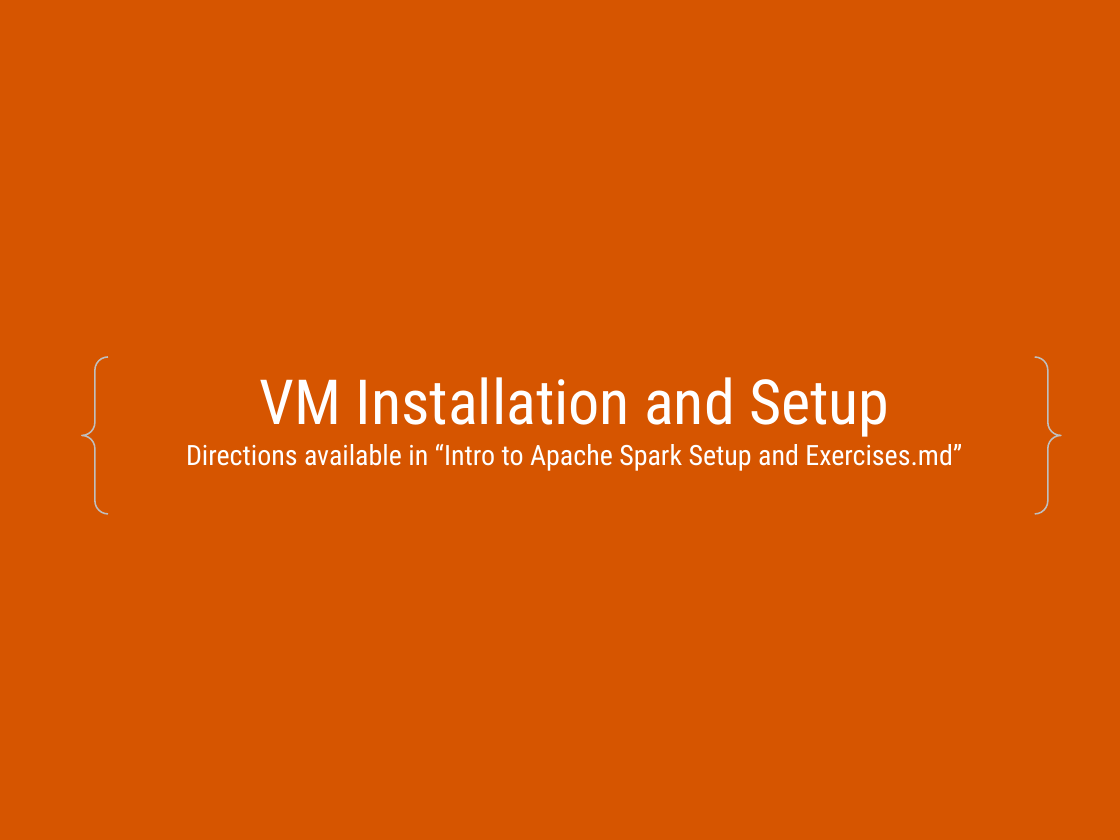
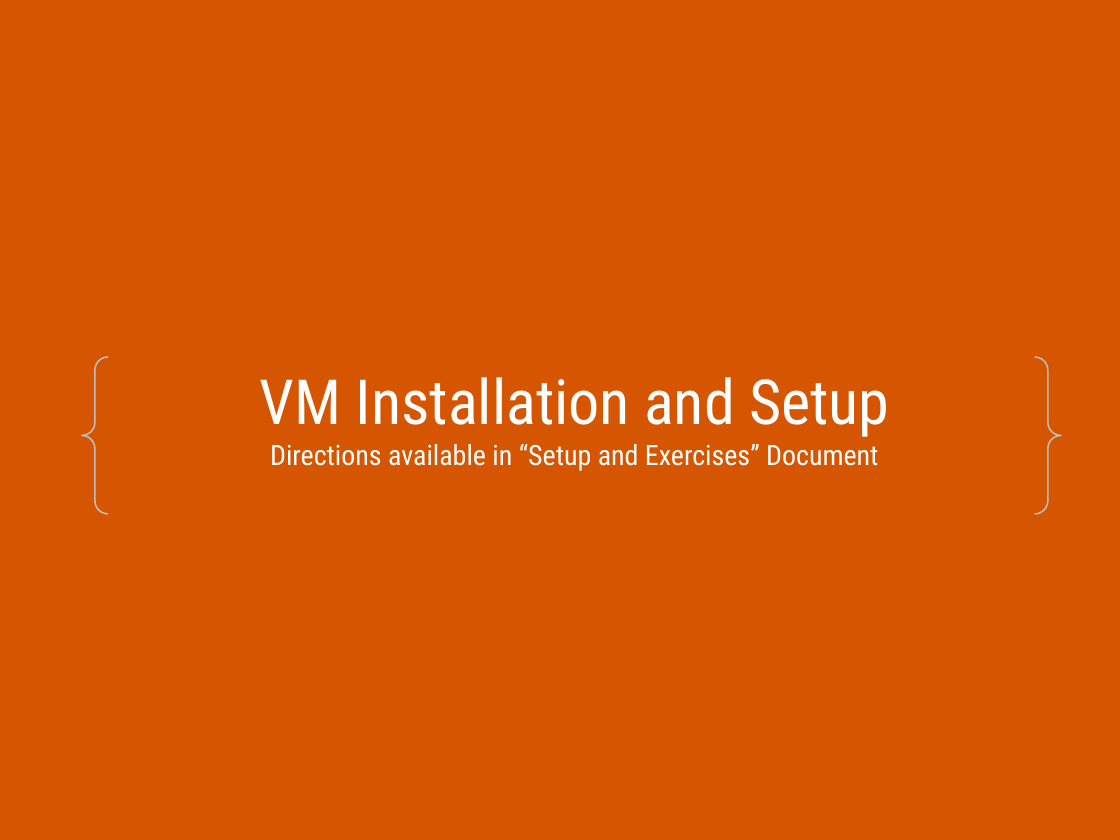
Before and after one commit to teamclairvoyant/intro-to-spark, a slide deck: slide 22 of Intro to Apache Spark Slides.pptx. Drawn at 1120x840 pixels with LibreOffice and Linux fonts; fonts in the diff are those of the drawing. Boxes give left, top, right and bottom in pixels: in the first picture for what was removed or moved away, otherwise in the second. Text is boxed around its words. In the diff, an @@ line names an element or a change of style, - is before the commit and + after.

```diff
--- a/Intro to Apache Spark Slides.pptx
+++ b/Intro to Apache Spark Slides.pptx
@@ text at (x1=270, y1=444, x2=878, y2=471): text changed @@
-Directions available in “Intro to Apache Spark Setup and Exercises.md”
+Directions available in “Setup and Exercises” Document
```
Also in this commit, not shown: 5 other slides changed, 12 other files.
